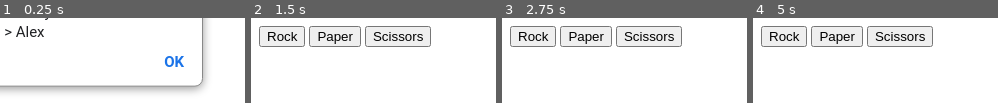
Above: before the commit, frames 1-4 (left to right).
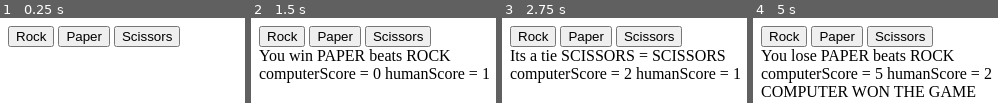
Above: after the commit, the same moments.

Repository: Rishico2/Rock_Paper_Scissors
Game: browser game, page rock_paper_scissors.html
Same seed, same stepped clock (60 frames per second), same inputs: the game is played once before the commit and once after it. When the page shows a pop-up message, it is drawn as a white box for half a second while everything else waits; a line starting with > is the answer the replay typed.
Inputs:
- Up to frame 1 (0.25 s): no input
- Up to frame 2 (1.5 s): click "Paper" at 1.27 s
- Up to frame 3 (2.75 s): click "Scissors" at 1.87 s; click "Rock" at 2.02 s; click "Scissors" at 2.47 s
- Up to frame 4 (5 s): click "Paper" at 3.07 s; click "Rock" at 3.67 s; click "Paper" at 4.27 s; click "Scissors" at 4.52 s; click "Rock" at 4.87 s

The runs differ from the first frame. In frame 1, 14% of the frame differs, in the area x 0-85%, y 0-88%; in frame 2, 8.9%; in frame 3, 9.2%; in frame 4, 14%.

Commit message:
ADD the ui for the game

Diff:
--- a/rock_paper_scissors.html
+++ b/rock_paper_scissors.html
@@ -4,12 +4,14 @@
     <meta charset="UTF-8">
     <meta name="viewport" content="width=device-width, initial-scale=1.0">
     <title>Document</title>
-
+    <script src="rock_paper_scissors.js" defer></script>
 </head>
 <body>
     <button id="Rock">Rock</button>
     <button id="Paper">Paper</button>
     <button id="Scissors">Scissors</button>
-    <script src="rock_paper_scissors.js"></script>
+    <div id="result"></div>
+    <div id="score"></div>
+    <div id ="winner"></div>
 </body>
 </html>
--- a/rock_paper_scissors.js
+++ b/rock_paper_scissors.js
@@ -33,49 +33,91 @@
              || humanChoice === "PAPER" && computerChoice === "SCISSORS"
              ){
                 computerScore++;
-                return `you lose ${computerChoice} beats ${humanChoice}`;
+                return `You lose ${computerChoice} beats ${humanChoice}`;
+
             }
             else if (humanChoice === "ROCK" && computerChoice === "SCISSORS"
                   || humanChoice === "PAPER" && computerChoice === "ROCK"
                   || humanChoice === "SCISSORS" && computerChoice === "PAPER"
             ){  humanScore++;
-                return `you win ${humanChoice} beats ${computerChoice}`;
+                return `You win ${humanChoice} beats ${computerChoice}`;
             }
             else {
-                return `its a tie ${humanChoice} = ${computerChoice}`
+                return `Its a tie ${humanChoice} = ${computerChoice}`
             }
             }
-
-            const humanSelection = getHumanChoice();
-            const computerSelection = getComputerChoice();
-            console.log(playRound(humanSelection,computerSelection));
-
-
-
-        if (computerScore > humanScore){
-            console.log(`you lose the game ${computerScore} > ${humanScore}`)
-        }
-        else if (computerScore < humanScore){
-            console.log(`you win the game ${computerScore} < ${humanScore}`)
-        }
 
 
 
 
 
-        const rockbtn = document.querySelector("#Rock")
-        const paperbtn = document.querySelector("#Paper")
-        const Scissorsbtn = document.querySelector("#Scissors")
+
+        const result = document.querySelector("#result")
+        const scoreboard = document.querySelector("#score")
+        const winner = document.querySelector("#winner")
+
+        const rockBtn = document.querySelector("#Rock")
+        const paperBtn = document.querySelector("#Paper")
+        const ScissorsBtn = document.querySelector("#Scissors")
 
 
-        rockbtn.addEventListener("click", () => {
-            console.log(playRound("ROCK", getComputerChoice()))
+        rockBtn.addEventListener("click", () => {
+            const run = playRound("ROCK", getComputerChoice())
+            result.textContent = run;
+            scoreboard.textContent = `computerScore = ${computerScore} \n humanScore = ${humanScore}`
+            if (humanScore == 5){
+             winner.textContent = "YOU WON THE GAME"
+             humanScore = 0 ;
+             computerScore = 0;
+            }
+            else if (computerScore == 5)
+            {
+                winner.textContent = "COMPUTER WON THE GAME"
+                humanScore = 0;
+                computerScore = 0;
+            }
+            else {
+                winner.textContent =""
+            }
+
         })
 
-        paperbtn.addEventListener("click", () => {
-            console.log(playRound("PAPER", getComputerChoice()))
+        paperBtn.addEventListener("click", () => {
+            const run = playRound("PAPER", getComputerChoice())
+            result.textContent = run;
+            scoreboard.textContent = `computerScore = ${computerScore} \n humanScore = ${humanScore}`
+            if (humanScore == 5){
+             winner.textContent = "YOU WON THE GAME"
+             humanScore = 0 ;
+             computerScore = 0;
+            }
+            else if(computerScore == 5)
+            {
+                winner.textContent = "COMPUTER WON THE GAME"
+                humanScore = 0;
+                computerScore = 0;
+            }
+            else {
+                winner.textContent =""
+            }
         })
 
-        Scissorsbtn.addEventListener("click", () => {
-            console.log(playRound("SCISSORS", getComputerChoice()))
+        ScissorsBtn.addEventListener("click", () => {
+            const run = playRound("SCISSORS", getComputerChoice())
+            result.textContent = run;
+            scoreboard.textContent = `computerScore = ${computerScore} \n humanScore = ${humanScore}`
+            if (humanScore == 5){
+             winner.textContent = "YOU WON THE GAME"
+             humanScore = 0 ;
+             computerScore = 0;
+            }
+            else if (computerScore == 5)
+            {
+                winner.textContent = "COMPUTER WON THE GAME"
+                humanScore = 0;
+                computerScore = 0;
+            }
+            else {
+                winner.textContent =""
+            }
         })
